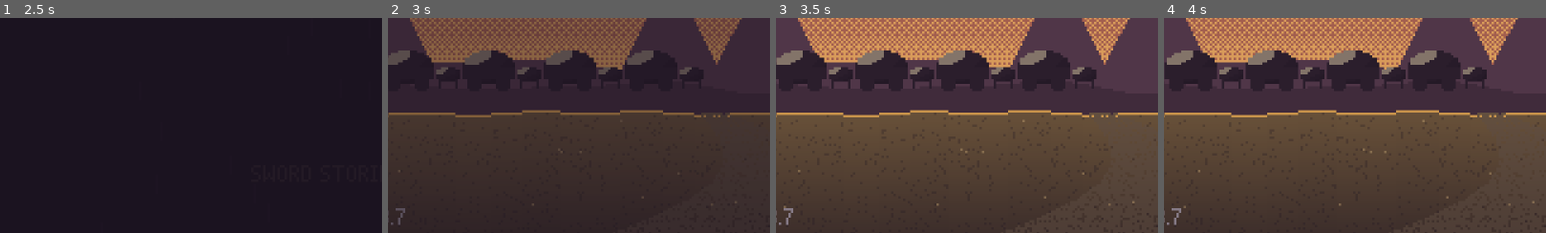
Above: before the commit, frames 1-4 (left to right).
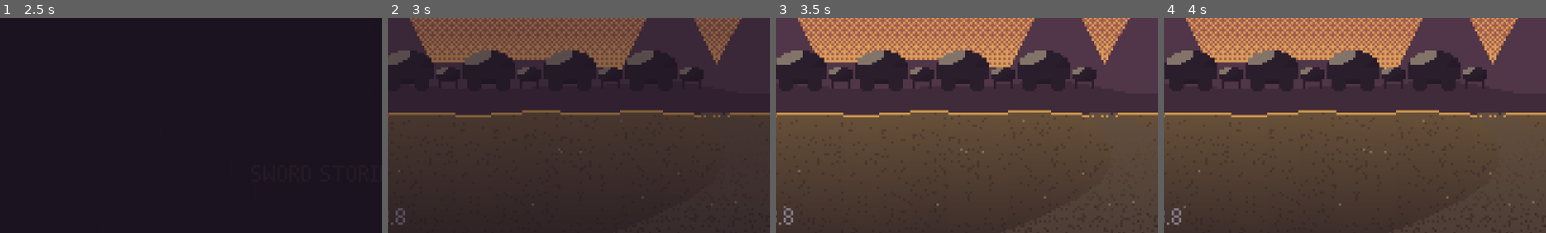
Above: after the commit, the same moments.

Repository: rodriguezric/the_caravan_thief
Game: Godot game, scene res://scenes/shell.tscn
The game is run twice, just before and just after one commit, with the same random seed, the same clock (stepped at 60 frames per second) and the same inputs.
Inputs (mouse positions are % of the whole screen's width and height, from its top left):
- Up to frame 1 (2.5 s): tap Enter at 0.5, 2.1 s; move the mouse to (72, 45) at 0.52 s; hold Right (right) 0.53-1.25 s; hold Z (accept) 0.53-1.25 s; click (72, 45) at 0.67 s; tap Space at 0.77, 1.07 s; drag from (30, 55) to (45, 70) at 1.27 s; move the mouse to (60, 28) at 2.02 s; hold Right (right) from 2.03 s (still down)
- Up to frame 2 (3 s): release Right (right) at 2.75 s; drag from (45, 70) to (20, 35) at 2.77 s
- Up to frame 3 (3.5 s): no input
- Up to frame 4 (4 s): move the mouse to (80, 65) at 3.52 s; hold Left (left) from 3.53 s (still down); tap J at 3.6 s; tap Space at 3.77 s
The pictures show only the part of the screen within x 7-57%, y 49-99%; the shares and areas given below are measured in that part.

Frame 1 is identical in both runs. In frame 2, 0.1% of the frame differs, in the area x 2-5%, y 88-97%; in frame 3, 0.1%; in frame 4, 0.1%.

Commit message:
bugfix_defeat_results_lists_spared_enemies
Only list "X was spared." on the battle results card after a victory or a
completed objective, not after a defeat. Version 0.3.8.

Co-Authored-By: Claude Opus 5.5 <noreply@anthropic.com>
Claude-Session: https://claude.ai/code/session_01WHBNR7RVHmtr9nF6sourU4

Diff:
--- a/project.godot
+++ b/project.godot
@@ -12,7 +12,7 @@
 
 config/name="The Caravan Thief"
 config/description="Sword Stories: The Caravan Thief. A heist JRPG about a thief, a cursed sword, and the difference between taking something and owning it."
-config/version="0.3.7"
+config/version="0.3.8"
 run/main_scene="res://scenes/shell.tscn"
 config/features=PackedStringArray("4.6")
 run/flush_stdout_on_print=true
--- a/scripts/battle/battle_results.gd
+++ b/scripts/battle/battle_results.gd
@@ -35,8 +35,11 @@
 		extra.append(["Got: " + str(l), Pal.GLOW])
 	for c in s.get("casualties", []):
 		extra.append([Data.spec(c).get("name", c) + " fell.", Pal.BLOOD.lerp(Pal.WHITE, 0.3)])
-	for c in s.get("spared", []):
-		extra.append([str(c) + " was spared.", Pal.SKY.lerp(Pal.WHITE, 0.3)])
+	# mercy is only Rook's to give when he's won; after a loss "spared" would
+	# read as if he had
+	if s.outcome in ["victory", "objective"]:
+		for c in s.get("spared", []):
+			extra.append([str(c) + " was spared.", Pal.SKY.lerp(Pal.WHITE, 0.3)])
 	var stat_rows := [["Turns", s.turns], ["Damage dealt", s.dealt], ["Damage taken", s.taken]]
 	var h := 40 + stat_rows.size() * 10 + note_lines.size() * 10 + (6 if note_lines.size() > 0 else 0) + mini(extra.size(), 6) * 10 + 16
 	panel = Art.make_box(kind)
Not shown, changed: patchnotes.md
